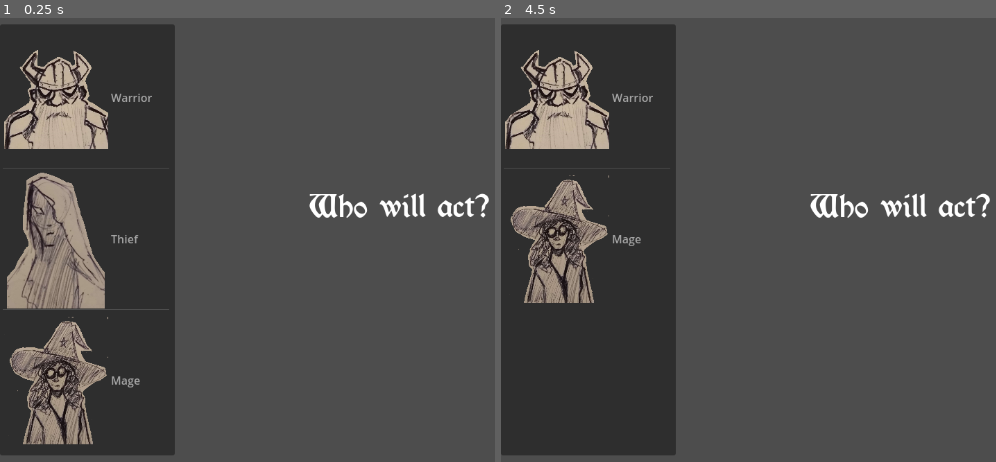
Above: before the commit, frames 1-2 (left to right).
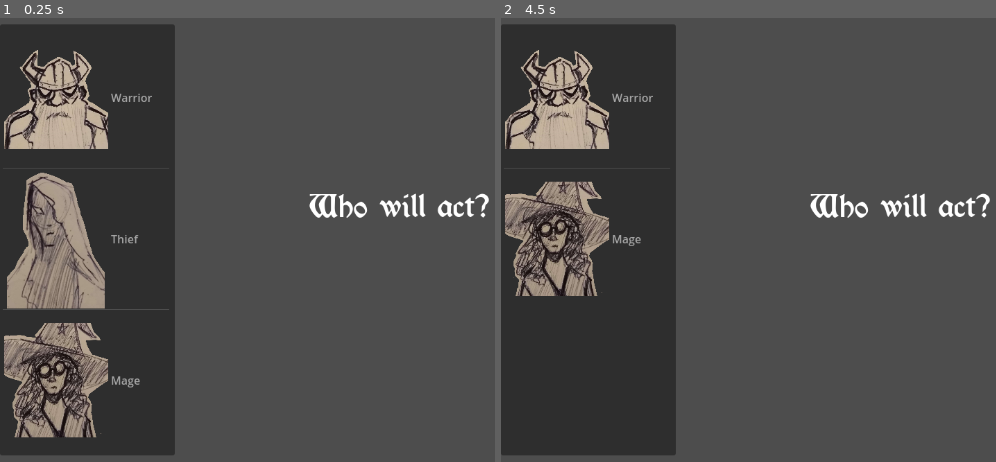
Above: after the commit, the same moments.

Repository: Jollista/Brackeys-Jam-2024.1
Game: Godot game, scene res://Combat/Test/combat_tracker_test.tscn
Two runs of this game, one before a commit and one after it. Both use one fixed random seed, a clock stepped at 60 frames per second and the inputs below. The project has no main scene, so this scene is started directly. The engine's default icon, where the game draws it, is replaced by a stand-in: a white triangle on a blue panel in a dark square.
Inputs (mouse positions are in pixels of both pictures, inside the frame that each line leads up to):
- Up to frame 1 (0.25 s): no input
- Up to frame 2 (4.5 s): tap Enter at 0.5, 2, 3.5 s; move the mouse to (outside the picture) at 0.52 s; click (outside the picture) at 0.6 s; tap Space at 1.25, 2.75, 4.25 s; move the mouse to (738, 262) at 1.27 s; click (738, 262) at 1.35 s; move the mouse to (981, 137) at 2.02 s; click (981, 137) at 2.1 s; move the mouse to (862, 328) at 2.77 s; click (862, 328) at 2.85 s; move the mouse to (outside the picture) at 3.52 s; click (outside the picture) at 3.6 s; move the mouse to (659, 168) at 4.27 s; click (659, 168) at 4.35 s

The runs differ from the first frame. In frame 1, 3.3% of the frame differs, in the area x 0-22%, y 67-96%; in frame 2, 3.3%, in the area x 0-22%, y 35-65%.

Commit message:
Edited mage's sprite so she doesn't look so far away lol

Diff:
--- a/Combat/CombatTracker.gd
+++ b/Combat/CombatTracker.gd
@@ -121,7 +121,7 @@
 		item_list.clear()
 		for character in combatants["PCs"]:
 			if not character["Acted this round?"]:
-				item_list.add_item(character["Name"],character["Sprite"],not character["Acted this round?"])
+				item_list.add_item(character["Name"],character["Sprite"])
 
 		character_select.visible = true
 		print("awaiting character_selected")
Binary file changed: Assets/Images/mage.png
